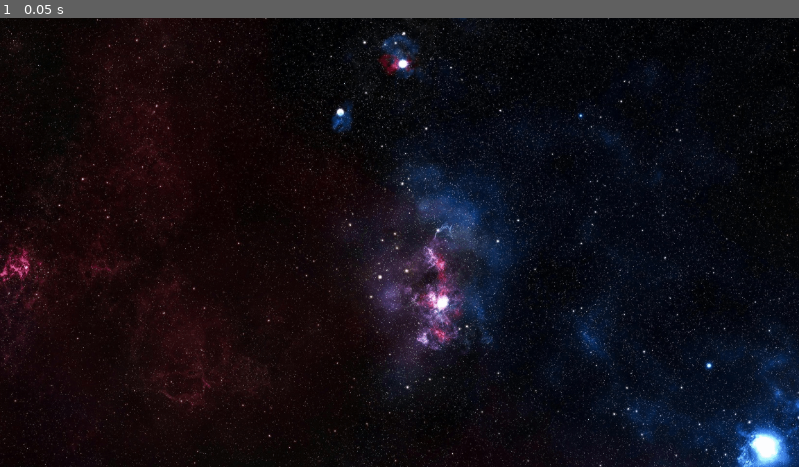
Above: before the commit, frame 1.
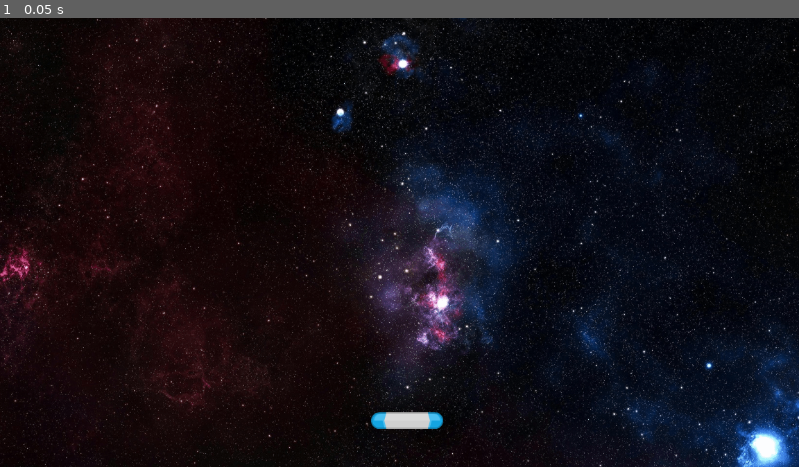
Above: after the commit, the same moment.

Repository: Nimira43/Space-Gems
Game: Godot game, scene res://scenes/game.tscn
Same seed, same stepped clock (60 frames per second), same inputs: the game is played once before the commit and once after it.
Inputs:
- Up to frame 1 (0.05 s): no input

The runs differ from the first frame. In frame 1, 0.3% of the frame differs, in the area x 46-56%, y 87-92%.

Commit message:
Brought paddle into game

Diff:
--- a/scenes/game.tscn
+++ b/scenes/game.tscn
@@ -1,6 +1,7 @@
-[gd_scene load_steps=2 format=3 uid="uid://bsggd7n2wq4cy"]
+[gd_scene load_steps=3 format=3 uid="uid://bsggd7n2wq4cy"]
 
 [ext_resource type="Texture2D" uid="uid://civ6pxj1frucu" path="res://assets/space-bg.png" id="1_kbj4v"]
+[ext_resource type="PackedScene" uid="uid://cbwrp5m052aa7" path="res://scenes/paddle.tscn" id="2_6ulgs"]
 
 [node name="Game" type="Node2D"]
 
@@ -8,3 +9,6 @@
 position = Vector2(611, 323)
 scale = Vector2(0.7, 0.7)
 texture = ExtResource("1_kbj4v")
+
+[node name="Paddle" parent="." instance=ExtResource("2_6ulgs")]
+position = Vector2(587, 581)
--- /dev/null
+++ b/scenes/paddle.tscn
@@ -0,0 +1,16 @@
+[gd_scene load_steps=3 format=3 uid="uid://cbwrp5m052aa7"]
+
+[ext_resource type="Texture2D" uid="uid://dhycr3itlrhsw" path="res://assets/paddleBlu.png" id="1_3e170"]
+
+[sub_resource type="CapsuleShape2D" id="CapsuleShape2D_07l1u"]
+radius = 12.0
+height = 104.0
+
+[node name="Paddle" type="Area2D"]
+
+[node name="Sprite2D" type="Sprite2D" parent="."]
+texture = ExtResource("1_3e170")
+
+[node name="CollisionShape2D" type="CollisionShape2D" parent="."]
+rotation = 1.5708
+shape = SubResource("CapsuleShape2D_07l1u")
